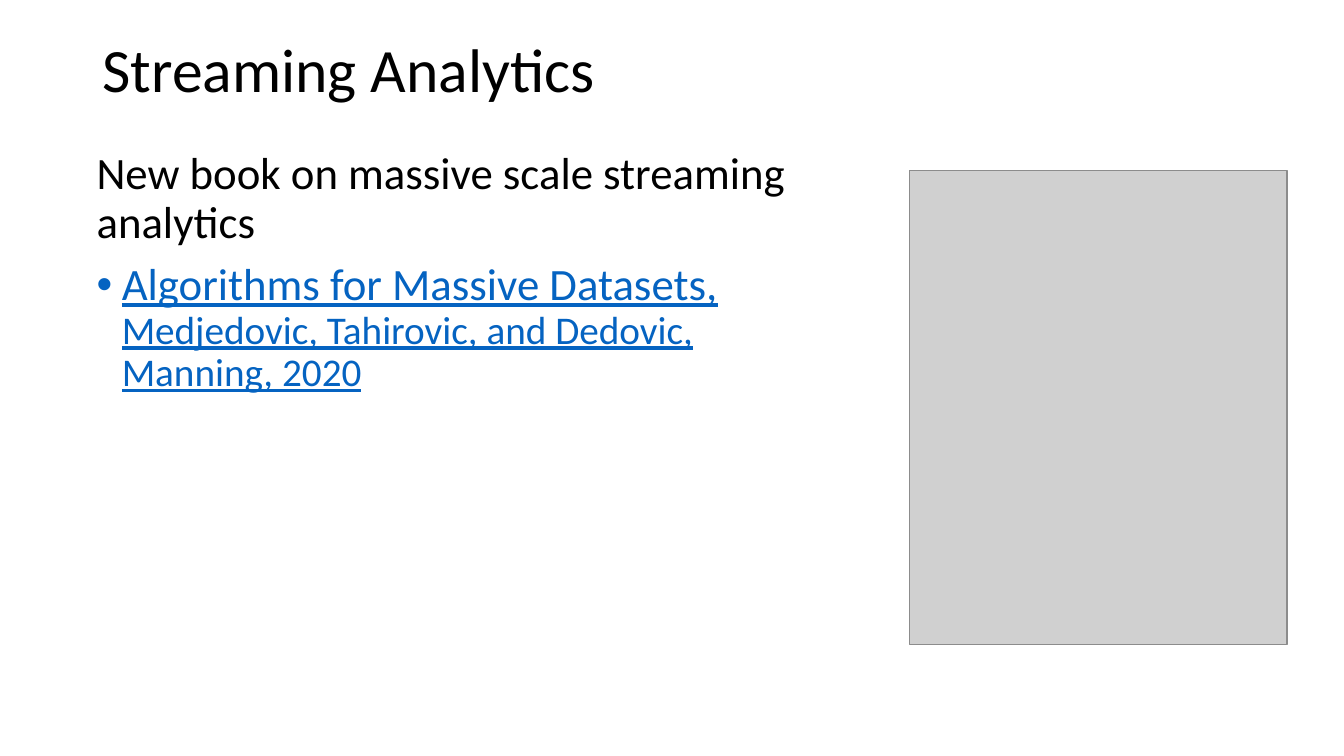
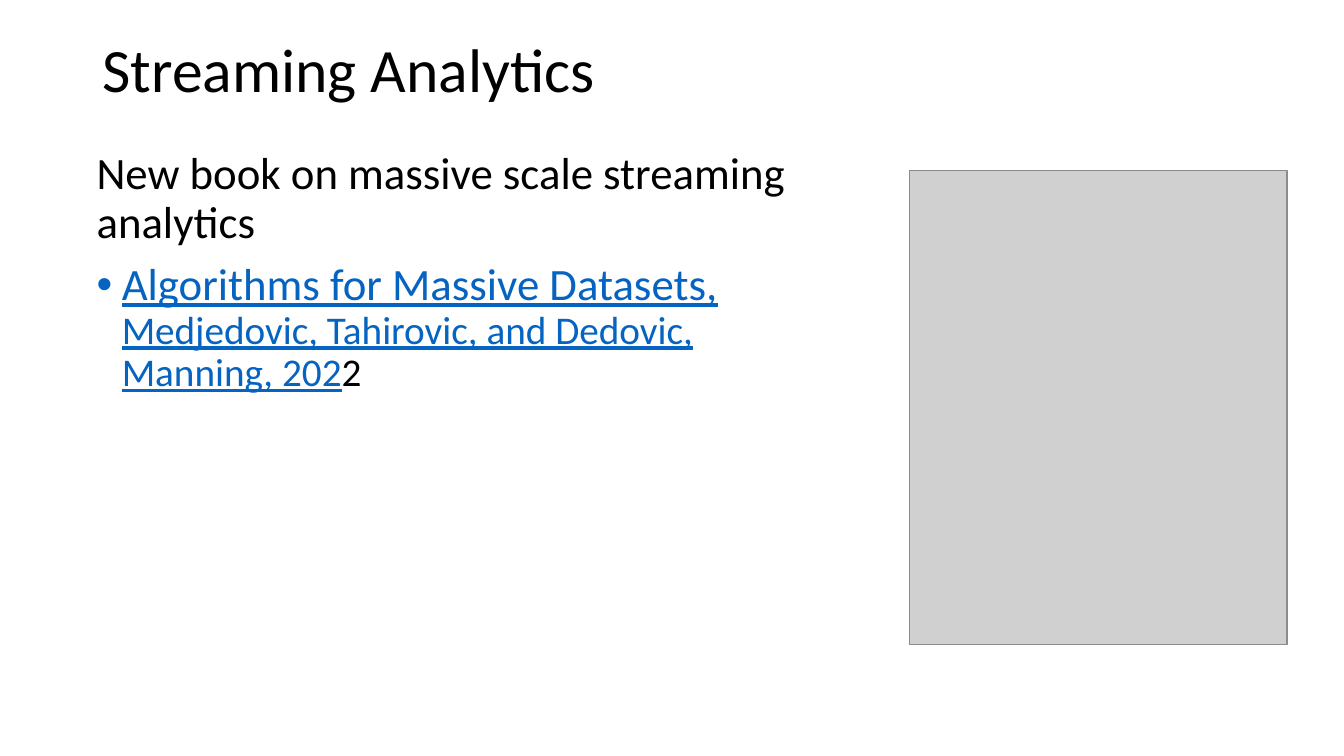
Before and after one commit to StephenElston/CSCI-E-108, a slide deck: slide 3 of slides/3_StreamingAnalytics.pptx. Drawn at 1344x756 pixels with LibreOffice and Linux fonts; fonts in the diff are those of the drawing; grey boxes stand for pictures. Boxes give left, top, right and bottom in pixels: in the first picture for what was removed or moved away, otherwise in the second. Text is boxed around its words. In the diff, an @@ line names an element or a change of style, - is before the commit and + after.

```diff
--- a/slides/3_StreamingAnalytics.pptx
+++ b/slides/3_StreamingAnalytics.pptx
@@ text at bbox=[122, 269, 717, 393]: text changed @@
-• Algorithms for Massive Datasets, Medjedovic, Tahirovic, and Dedovic, Manning, 2020
+• Algorithms for Massive Datasets, Medjedovic, Tahirovic, and Dedovic, Manning, 2022
```
Also in this commit, not shown: 3 other slides changed.
